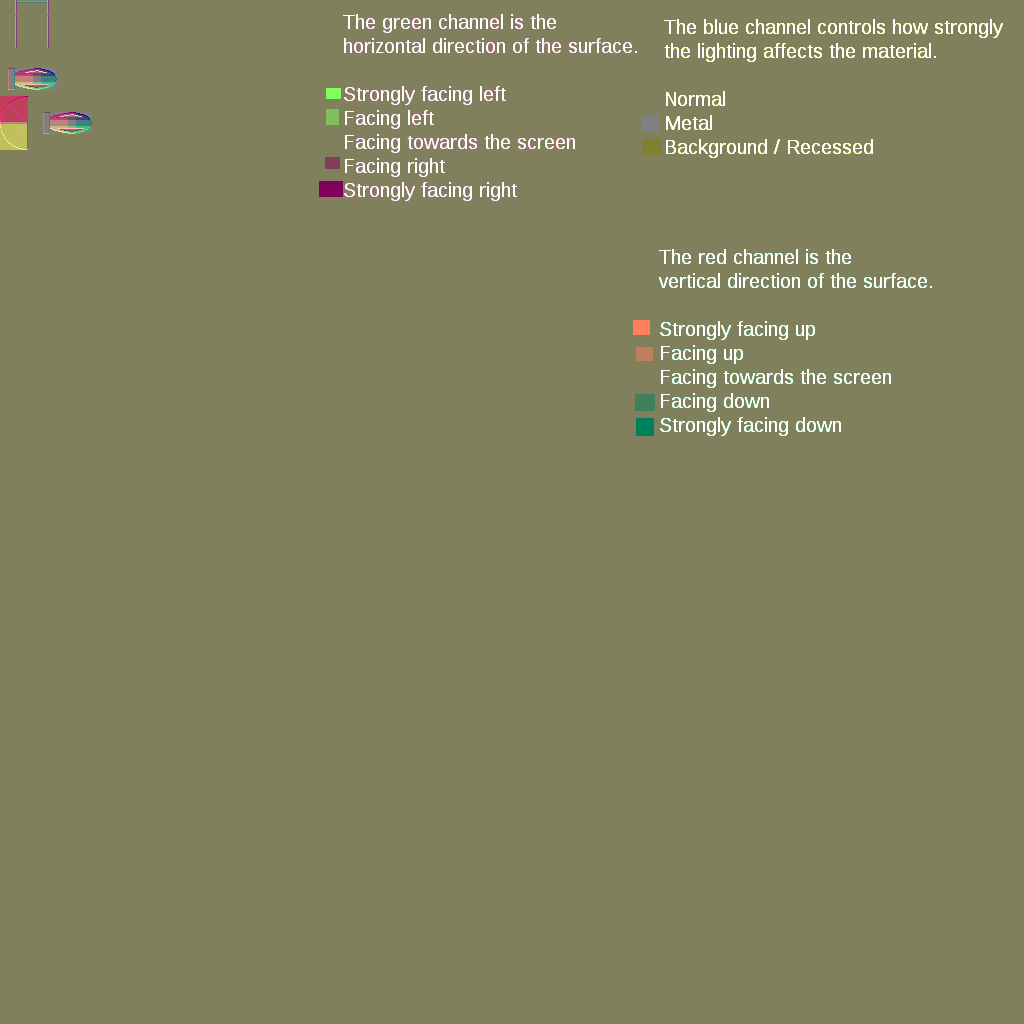
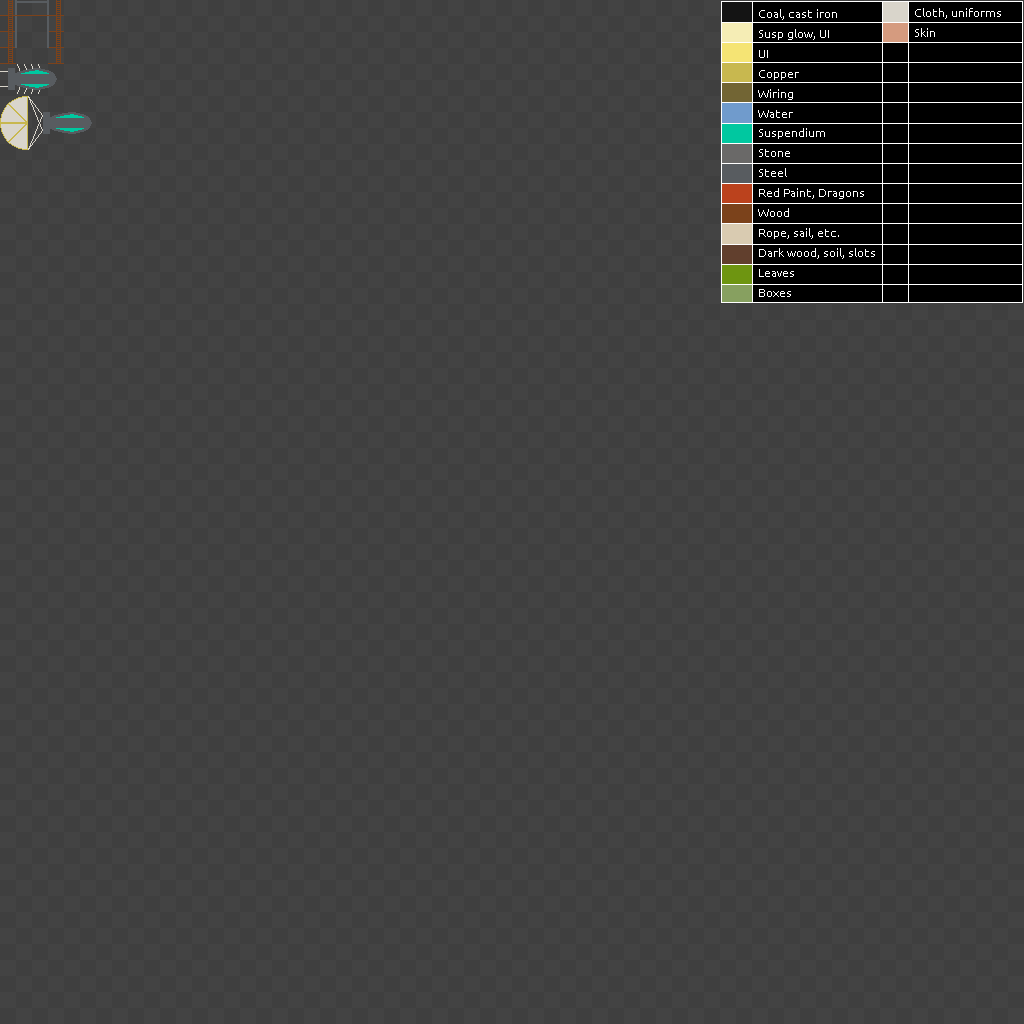
Layer changes from the first 1024px x 1024px image to the second:
hid group "my_spritesheet_bump" (3 layers) over (0, 0, 1024, 1024)
showed "my_spritesheet", painted on it over (0, 0, 1023, 303)
showed "16x16 grid" over (0, 0, 1024, 1024)
